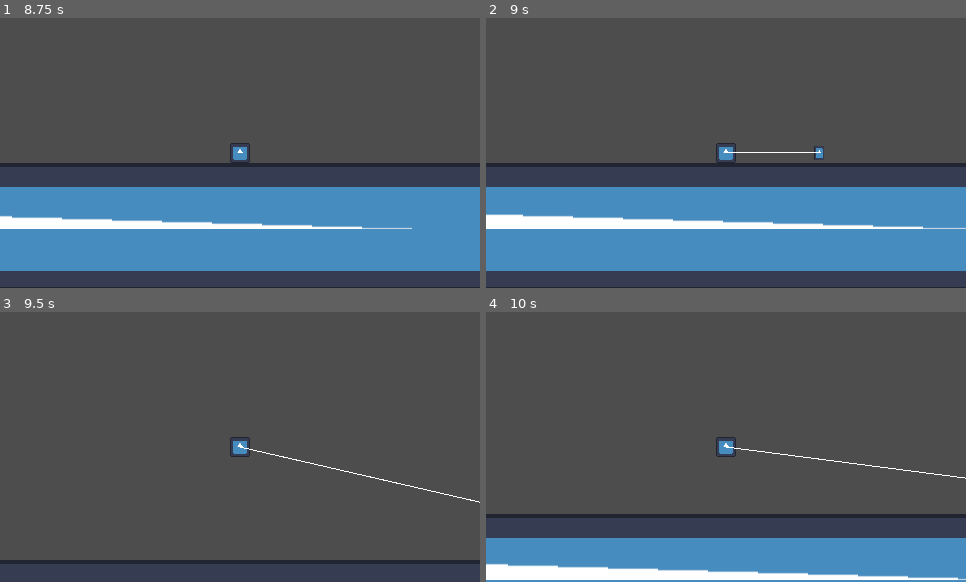
Above: before the commit, frames 1-4 (two rows, left to right).
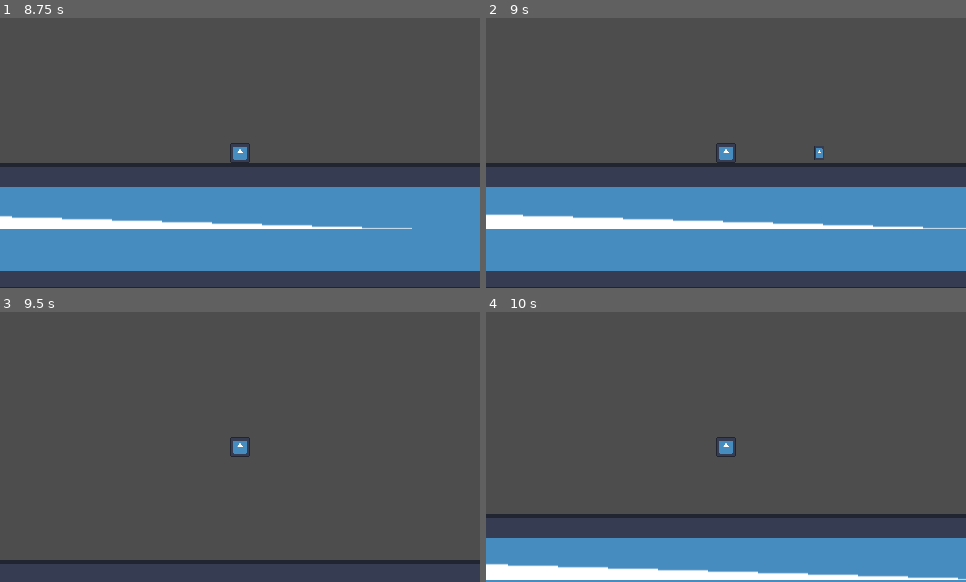
Above: after the commit, the same moments.

Repository: johnferrera29/mad_lab
Game: Godot game, scene res://scenes/main.tscn
Two runs of this game, one before a commit and one after it. Both use one fixed random seed, a clock stepped at 60 frames per second and the inputs below. The engine's default icon, where the game draws it, is replaced by a stand-in: a white triangle on a blue panel in a dark square.
Inputs (mouse positions are in pixels of both pictures, inside the frame that each line leads up to):
- Up to frame 1 (8.75 s): move the mouse to (216, 207) at 0.52 s; hold D (move_right) 0.53-2.03 s; tap E (change_weapon_next) at 0.6, 1.55, 2.85, 4.55, 5.1, 6.05, 7.35 s; tap Space (jump) at 0.77, 1.52, 3.02, 3.77, 4.52, 6.02, 6.77, 7.52 s; tap Q (change_weapon_prev) at 0.8, 1.35, 2.3, 3.6, 5.3, 5.85, 6.8, 8.1 s; move the mouse to (384, 193) at 1.27 s; move the mouse to (96, 112) at 2.02 s; hold A (move_left) 2.03-4.28 s; tap Shift (change_weapon_mode) at 2.1, 6.6 s; move the mouse to (264, 153) at 2.77 s; move the mouse to (168, 85) at 3.52 s; move the mouse to (345, 139) at 4.27 s; hold D (move_right) 4.28-8.03 s; click (345, 139) at 4.35 s; move the mouse to (144, 166) at 5.02 s; move the mouse to (288, 93) at 5.77 s; move the mouse to (216, 207) at 6.52 s; move the mouse to (384, 193) at 7.27 s; move the mouse to (96, 112) at 8.02 s; hold A (move_left) from 8.03 s (still down)
- Up to frame 2 (9 s): keep holding A (move_left); move the mouse to (750, 153) at 8.77 s; click (750, 153) at 8.85 s
- Up to frame 3 (9.5 s): keep holding A (move_left); tap Space (jump) at 9.02 s; tap E (change_weapon_next) at 9.05 s
- Up to frame 4 (10 s): move the mouse to (654, 379) at 9.52 s; release A (move_left) at 9.53 s; hold D (move_right) from 9.53 s (still down); tap E (change_weapon_next) at 9.6 s; tap Space (jump) at 9.77 s; tap Q (change_weapon_prev) at 9.8 s

Frame 1 is identical in both runs. In frame 2, less than 0.1% of the frame differs, in the area x 50-70%, y 49-50%; in frame 3, 0.2%, in the area x 50-100%, y 50-71%; in frame 4, 0.2%.

Commit message:
Fix weapon change input issues

Diff:
--- a/scenes/characters/player/player.gd
+++ b/scenes/characters/player/player.gd
@@ -42,13 +42,15 @@
 
 
 func _input(event: InputEvent) -> void:
-	var change_weapon_direction := Input.get_axis("change_weapon_prev", "change_weapon_next") as int
-	if change_weapon_direction:
-		var scroll_direction := change_weapon_direction as WeaponManager.SCROLL_DIRECTION
-		var next_weapon := weapon_manager.scroll_through_weapons(scroll_direction)
-
+	if Input.is_action_just_pressed("change_weapon_next"):
+		var next_weapon := weapon_manager.scroll_through_weapons(WeaponManager.SCROLL_DIRECTION.NEXT)
 		weapon_manager.change_weapon(next_weapon)
 		print("Weapon Changed! -> ", next_weapon)
+
+	if Input.is_action_just_pressed("change_weapon_prev"):
+		var previous_weapon := weapon_manager.scroll_through_weapons(WeaponManager.SCROLL_DIRECTION.PREVIOUS)
+		weapon_manager.change_weapon(previous_weapon)
+		print("Weapon Changed! -> ", previous_weapon)
 
 
 func _connect_state_transitions() -> void:
